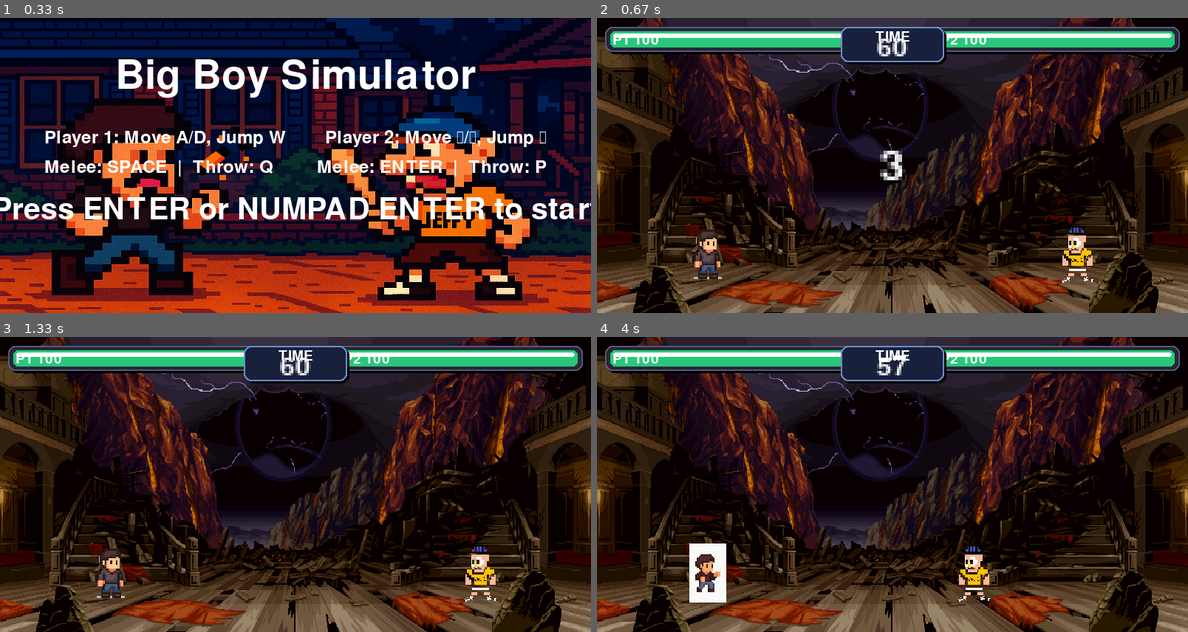
Above: before the commit, frames 1-4 (two rows, left to right).
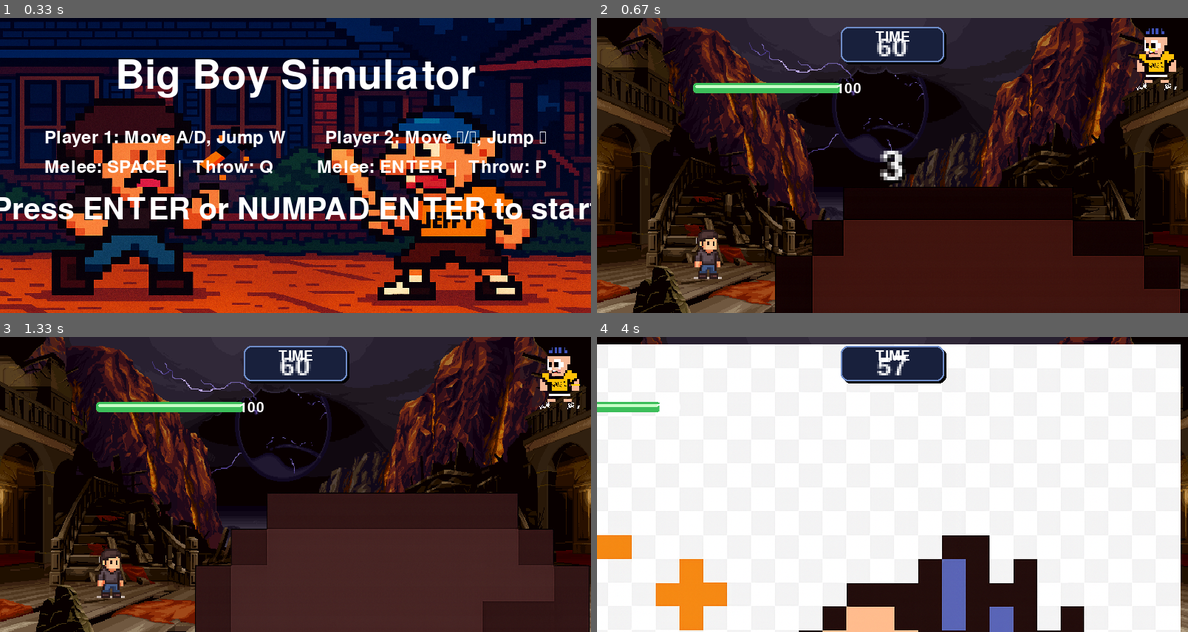
Above: after the commit, the same moments.

Repository: hameodytirkeoie/demon
Game: pygame game, started from pygame tutorial/main.py
Two runs of this game, one before a commit and one after it. Both use one fixed random seed, a clock stepped at 60 frames per second and the inputs below.
Inputs:
- Up to frame 1 (0.33 s): no input
- Up to frame 2 (0.67 s): tap Enter at 0.33 s
- Up to frame 3 (1.33 s): tap Enter at 0.67 s
- Up to frame 4 (4 s): hold Up 1.5-1.97 s; tap Enter at 1.65, 3.22 s; hold Right 2-2.47 s; hold Left 2.5-3.03 s; hold Left 3.07-3.47 s; tap Space at 3.5 s

Frame 1 is identical in both runs. In frame 2, 25% of the frame differs, in the area x 1-100%, y 3-100%; in frame 3, 28%; in frame 4, 91%, in the area x 0-99%, y 2-100%.

Commit message:
Update main.py

Diff:
--- a/pygame tutorial/main.py
+++ b/pygame tutorial/main.py
@@ -48,6 +48,25 @@
 HUD_PANEL_IMG = load_ui_image(os.path.join(assets_dir, "hud_panel.png"), (334, 34))
 TIMER_PANEL_IMG = load_ui_image(os.path.join(assets_dir, "timer_panel.png"), (140, 48))
 PIXEL_TIMER_BG = load_ui_image(os.path.join(assets_dir, "timer_bg.png"), (140, 48))
+
+
+def load_hud_frames(subfolder, scale_to=None):
+    hud_root = os.path.join(assets_dir, "hud", subfolder)
+    if not os.path.isdir(hud_root):
+        return []
+
+    frames = []
+    for filename in sorted(os.listdir(hud_root)):
+        if not filename.lower().endswith((".png", ".jpg", ".jpeg")):
+            continue
+
+        path = os.path.join(hud_root, filename)
+        frame = pygame.image.load(path).convert_alpha()
+        if scale_to:
+            frame = pygame.transform.scale(frame, scale_to)
+        frames.append(frame)
+
+    return frames
 
 
 def render_pixel_text(text, color, scale=3):
@@ -326,45 +345,69 @@
 # DRAW UI (HEALTH + TIMER)
 # ----------------------------------------------------------
 def draw_ui(p1, p2, time_left, countdown_text=None):
-    bar_w = 320
-    bar_h = 22
-
-    def draw_bar(x, y, ratio, label):
+    def draw_hud(bg, x, y, ratio):
         ratio = max(0, min(1, ratio))
-        base_rect = pygame.Rect(x, y, bar_w, bar_h)
-        panel_rect = base_rect.inflate(14, 12)
-
-        shadow = panel_rect.move(3, 3)
-        pygame.draw.rect(screen, (0, 0, 0), shadow, border_radius=10)
-
-        if HUD_PANEL_IMG:
-            screen.blit(HUD_PANEL_IMG, panel_rect.topleft)
-        else:
-            pygame.draw.rect(screen, (26, 26, 40), panel_rect, border_radius=10)
-            pygame.draw.rect(screen, (90, 90, 120), panel_rect, width=2, border_radius=10)
-
-        track_rect = base_rect.inflate(8, 6)
-        pygame.draw.rect(screen, (40, 40, 60), track_rect, border_radius=8)
-
-        # Health color transitions from red -> amber -> green
-        if ratio > 0.6:
-            fill_color = (40, 200, 120)
-        elif ratio > 0.3:
-            fill_color = (240, 170, 60)
-        else:
-            fill_color = (210, 60, 60)
-
-        fill_rect = pygame.Rect(base_rect.x, base_rect.y, int(bar_w * ratio), bar_h)
-        pygame.draw.rect(screen, fill_color, fill_rect, border_radius=6)
-        highlight = pygame.Rect(fill_rect.x + 4, fill_rect.y + 3, max(0, fill_rect.w - 8), 6)
-        pygame.draw.rect(screen, (255, 255, 255), highlight, border_radius=4)
-
-        label_surface = ui_font.render(label, True, WHITE)
-        label_pos = label_surface.get_rect(midleft=(panel_rect.x + 10, panel_rect.centery))
-        screen.blit(label_surface, label_pos)
-
-    draw_bar(18, 18, p1.health / 100, f"P1 {p1.health:03d}")
-    draw_bar(WIDTH - bar_w - 18, 18, p2.health / 100, f"P2 {p2.health:03d}")
+        track_rect = pygame.Rect(x + 120, y + 78, 200, 14)
+
+        screen.blit(bg, (x, y))
+
+        fill_color = (60, 190, 90)
+        fill_rect = pygame.Rect(track_rect.x, track_rect.y, int(track_rect.w * ratio), track_rect.h)
+        pygame.draw.rect(screen, fill_color, fill_rect, border_radius=4)
+        highlight = pygame.Rect(fill_rect.x + 3, fill_rect.y + 3, max(0, fill_rect.w - 6), 4)
+        pygame.draw.rect(screen, (200, 255, 200), highlight, border_radius=3)
+
+        value_surface = ui_font.render(f"{int(ratio * 100):03d}", True, WHITE)
+        value_pos = value_surface.get_rect(midright=(track_rect.right + 28, track_rect.centery))
+        screen.blit(value_surface, value_pos)
+
+    if HUD_FRAMES_P1 and HUD_FRAMES_P2:
+        tick = pygame.time.get_ticks()
+        p1_frame = HUD_FRAMES_P1[(tick // 150) % len(HUD_FRAMES_P1)]
+        p2_frame = HUD_FRAMES_P2[(tick // 150) % len(HUD_FRAMES_P2)]
+
+        draw_hud(p1_frame, 10, 10, p1.health / 100)
+        draw_hud(p2_frame, WIDTH - p2_frame.get_width() - 10, 10, p2.health / 100)
+    else:
+        bar_w = 320
+        bar_h = 22
+
+        def draw_bar(x, y, ratio, label):
+            ratio = max(0, min(1, ratio))
+            base_rect = pygame.Rect(x, y, bar_w, bar_h)
+            panel_rect = base_rect.inflate(14, 12)
+
+            shadow = panel_rect.move(3, 3)
+            pygame.draw.rect(screen, (0, 0, 0), shadow, border_radius=10)
+
+            if HUD_PANEL_IMG:
+                screen.blit(HUD_PANEL_IMG, panel_rect.topleft)
+            else:
+                pygame.draw.rect(screen, (26, 26, 40), panel_rect, border_radius=10)
+                pygame.draw.rect(screen, (90, 90, 120), panel_rect, width=2, border_radius=10)
+
+            track_rect = base_rect.inflate(8, 6)
+            pygame.draw.rect(screen, (40, 40, 60), track_rect, border_radius=8)
+
+            # Health color transitions from red -> amber -> green
+            if ratio > 0.6:
+                fill_color = (40, 200, 120)
+            elif ratio > 0.3:
+                fill_color = (240, 170, 60)
+            else:
+                fill_color = (210, 60, 60)
+
+            fill_rect = pygame.Rect(base_rect.x, base_rect.y, int(bar_w * ratio), bar_h)
+            pygame.draw.rect(screen, fill_color, fill_rect, border_radius=6)
+            highlight = pygame.Rect(fill_rect.x + 4, fill_rect.y + 3, max(0, fill_rect.w - 8), 6)
+            pygame.draw.rect(screen, (255, 255, 255), highlight, border_radius=4)
+
+            label_surface = ui_font.render(label, True, WHITE)
+            label_pos = label_surface.get_rect(midleft=(panel_rect.x + 10, panel_rect.centery))
+            screen.blit(label_surface, label_pos)
+
+        draw_bar(18, 18, p1.health / 100, f"P1 {p1.health:03d}")
+        draw_bar(WIDTH - bar_w - 18, 18, p2.health / 100, f"P2 {p2.health:03d}")
 
     # Timer panel
     timer_rect = pygame.Rect(WIDTH // 2 - 70, 12, 140, 48)
@@ -398,6 +441,19 @@
 timer_font = pygame.font.Font(None, 60)
 controls_font = pygame.font.Font(None, 36)
 ui_font = pygame.font.Font(None, 28)
+
+# HUD art loaded from sprite folders so the visuals can be authored externally.
+# Expected layout:
+# assets/
+#   hud/
+#     player1/
+#       frame1.png
+#       frame2.png
+#     player2/
+#       frame1.png
+#       ...
+HUD_FRAMES_P1 = load_hud_frames("player1")
+HUD_FRAMES_P2 = load_hud_frames("player2")
 
 menu_title = menu_font.render("Big Boy Simulator", True, WHITE)
 start_prompt = timer_font.render("Press ENTER or NUMPAD ENTER to start", True, WHITE)
